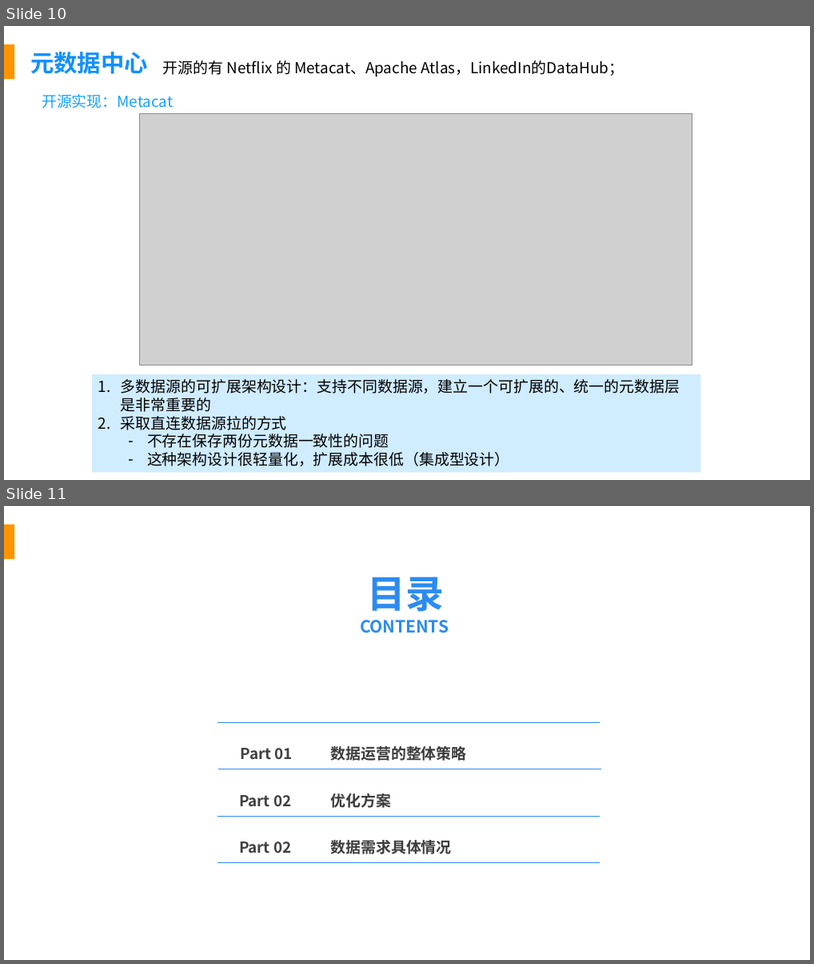
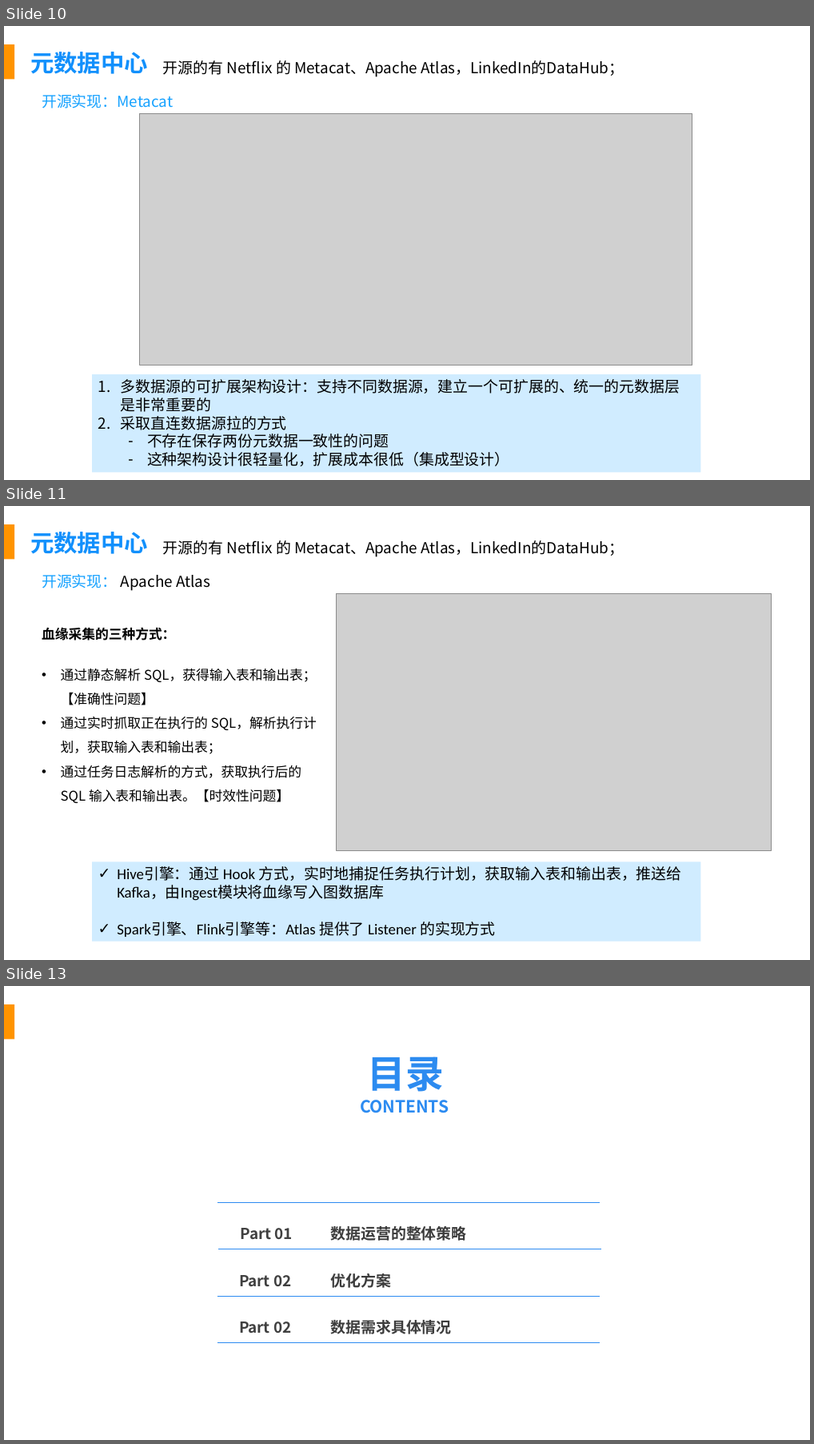
Before and after one commit to fancyChuan/reading-mindmap, a slide deck: PPT/数据建设知识体系.pptx. Shown one above the other, each under a label of ours: slides 10 and 11 before the commit, slides 10, 11 and 13 after it; the slides between them are not shown. The pictures are 814x964 and 814x1444 pixels, drawn with LibreOffice and Linux fonts; fonts in the diff are those of the drawing; grey boxes stand for pictures. Boxes give left, top, right and bottom in pixels: in the first picture for what was removed or moved away, otherwise in the second. Text is boxed around its words. In the diff, an @@ line names an element or a change of style, - is before the commit and + after.

```diff
--- a/PPT/数据建设知识体系.pptx
+++ b/PPT/数据建设知识体系.pptx
@@ slide 11 added at box(4, 506, 810, 960), background #FFFFFF; not listed: 1 template element that a slide beside it also shows @@
@@ text added at box(30, 532, 148, 554), 28 pt, text #1290FC, bold @@
+元数据中心
@@ text added at box(163, 540, 624, 557), 18 pt, text #000000 @@
+开源的有 Netflix 的 Metacat、Apache Atlas，LinkedIn的DataHub；
@@ text added at box(42, 574, 210, 591), 18 pt, text #000000 @@
+开源实现： Apache Atlas
@@ picture added at box(336, 593, 772, 850) @@
@@ text added at box(42, 627, 317, 803), 16 pt, text #000000 @@
+血缘采集的三种方式：
+• 通过静态解析 SQL，获得输入表和输出表；【准确性问题】
+• 通过实时抓取正在执行的 SQL，解析执行计划，获取输入表和输出表；
+• 通过任务日志解析的方式，获取执行后的 SQL 输入表和输出表。【时效性问题】
@@ rectangle added at box(92, 862, 702, 941), fill #D0ECFF, 18 pt, text #000000 @@
+✓ Hive引擎：通过 Hook 方式，实时地捕捉任务执行计划，获取输入表和输出表，推送给 Kafka，由Ingest模块将血缘写入图数据库
+✓ Spark引擎、Flink引擎等：Atlas 提供了 Listener 的实现方式
@@ what was slide 11 is now slide 13 @@
```
Also in this commit, not shown: 1 other slide added.
